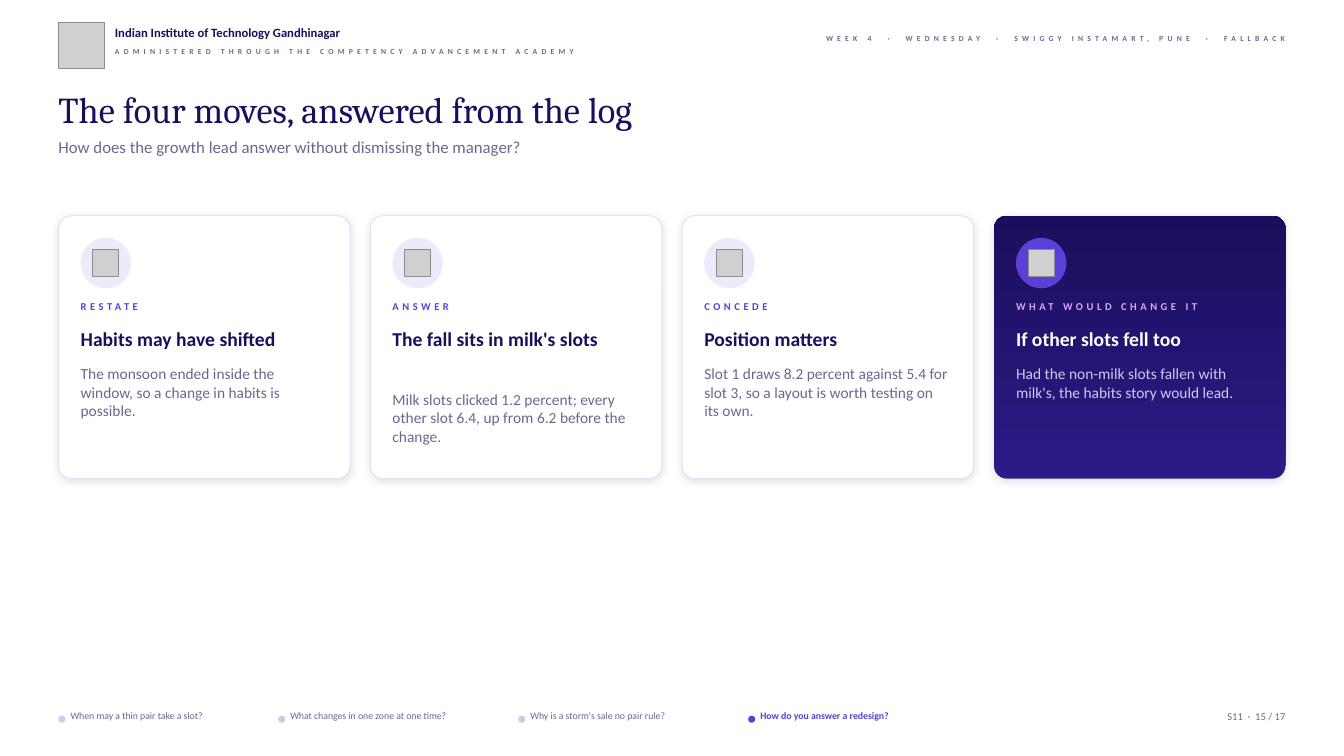
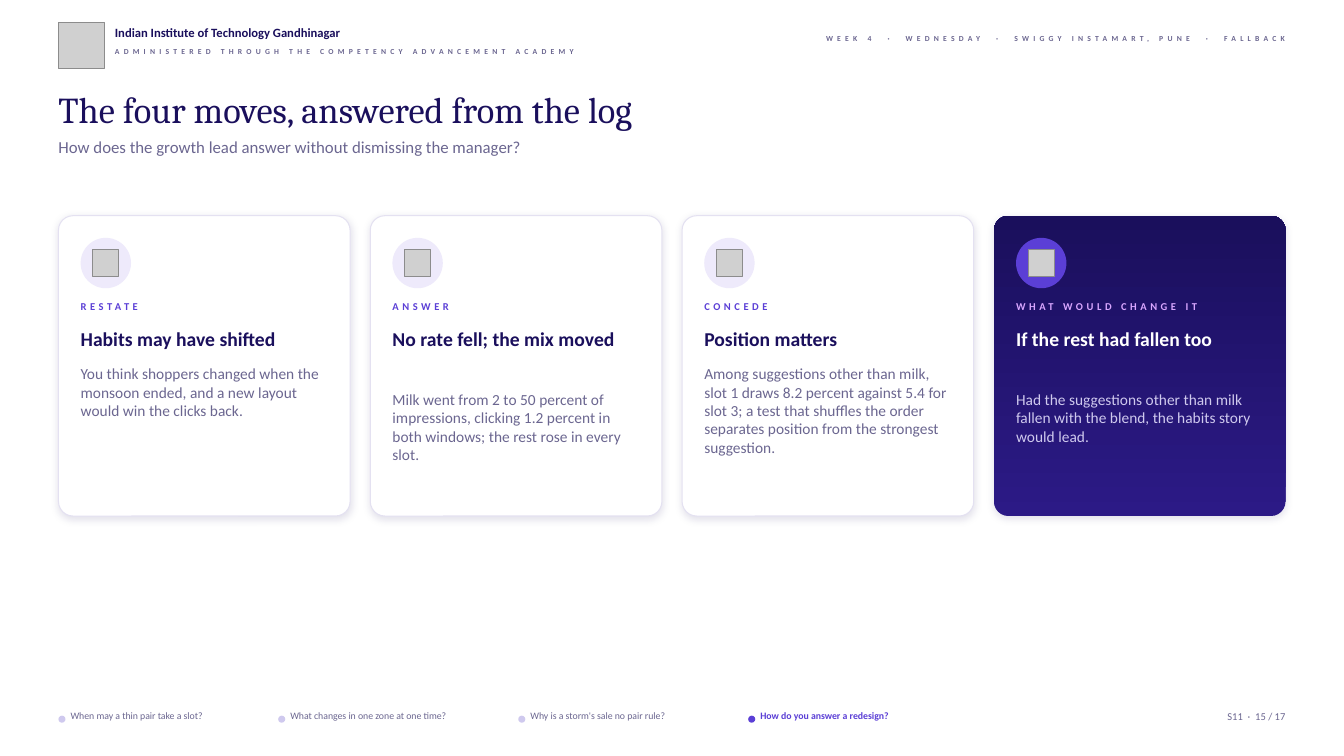
Before and after one commit to fde-academy-lab/c2-content-factory, a slide deck: slide 15 of content/W04/D3/slides/C2_W04_D03_fallback_STUDENT.pptx. Drawn at 1344x756 pixels with LibreOffice and Linux fonts; fonts in the diff are those of the drawing; grey boxes stand for pictures; background and template pictures are left out. Boxes give left, top, right and bottom in pixels: in the first picture for what was removed or moved away, otherwise in the second. Text is boxed around its words. In the diff, an @@ line names an element or a change of style, - is before the commit and + after.

```diff
--- a/content/W04/D3/slides/C2_W04_D03_fallback_STUDENT.pptx
+++ b/content/W04/D3/slides/C2_W04_D03_fallback_STUDENT.pptx
@@ rounded rectangle: place and size @@
-rounded rectangle at box(58, 216, 350, 479)
+rounded rectangle at box(58, 216, 350, 516)
@@ rounded rectangle: place and size @@
-rounded rectangle at box(370, 216, 661, 479)
+rounded rectangle at box(370, 216, 661, 516)
@@ rounded rectangle: place and size @@
-rounded rectangle at box(683, 216, 974, 479)
+rounded rectangle at box(683, 216, 974, 516)
@@ rounded rectangle: place and size @@
-rounded rectangle at box(994, 216, 1286, 479)
+rounded rectangle at box(994, 216, 1286, 516)
@@ text at box(392, 332, 614, 349): text changed @@
-The fall sits in milk's slots
+No rate fell; the mix moved
@@ text at box(1016, 332, 1212, 346): text changed @@
-If other slots fell too
+If the rest had fallen too
@@ text at box(81, 368, 319, 416): text changed @@
-The monsoon ended inside the window, so a change in habits is possible.
+You think shoppers changed when the monsoon ended, and a new layout would win the clicks back.
@@ text at box(704, 368, 947, 456): text changed @@
-Slot 1 draws 8.2 percent against 5.4 for slot 3, so a layout is worth testing on its own.
+Among suggestions other than milk, slot 1 draws 8.2 percent against 5.4 for slot 3; a test that shuffles the order separates position from the strongest suggestion.
@@ text at box(392, 394, 621, 460): text changed @@
-Milk slots clicked 1.2 percent; every other slot 6.4, up from 6.2 before the change.
+Milk went from 2 to 50 percent of impressions, clicking 1.2 percent in both windows; the rest rose in every slot.
@@ text at box(1016, 394, 1250, 442): text changed @@
-Had the non-milk slots fallen with milk's, the habits story would lead.
+Had the suggestions other than milk fallen with the blend, the habits story would lead.
```
Also in this commit, not shown: 4 other slides changed, 5 other files.
